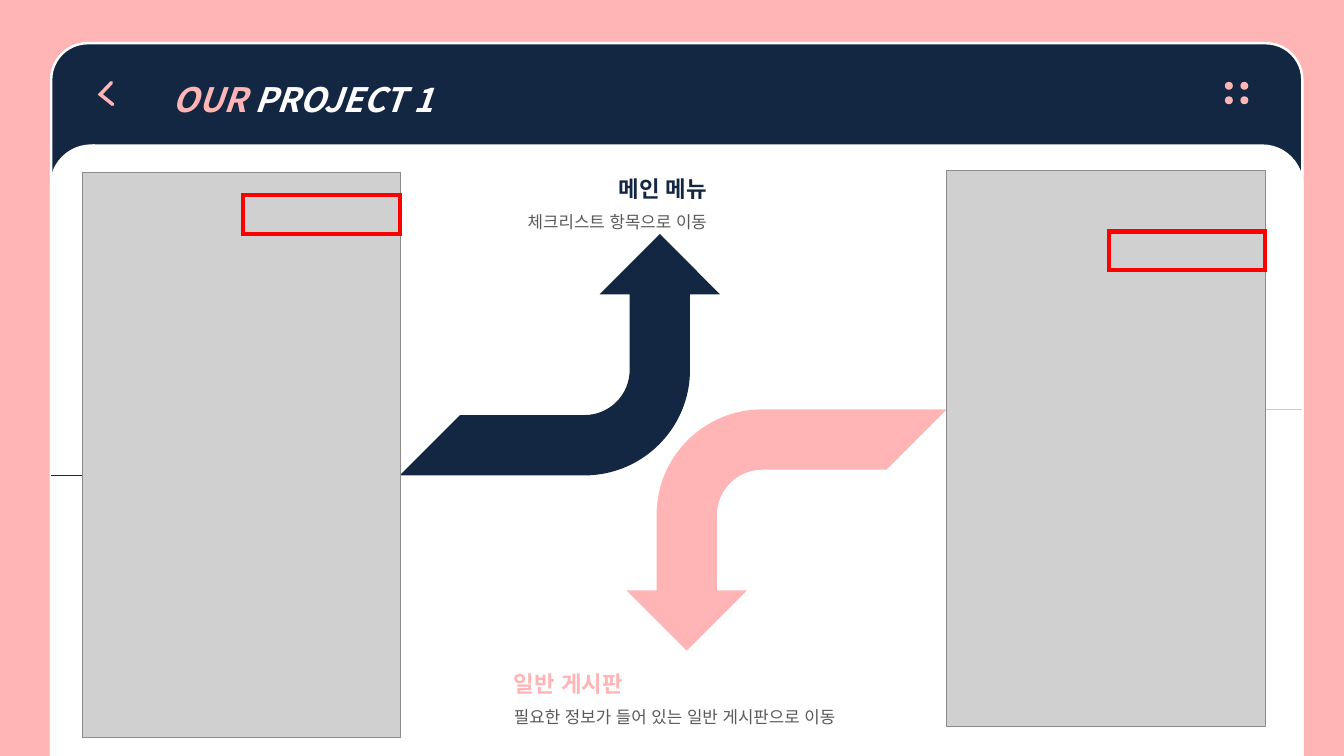
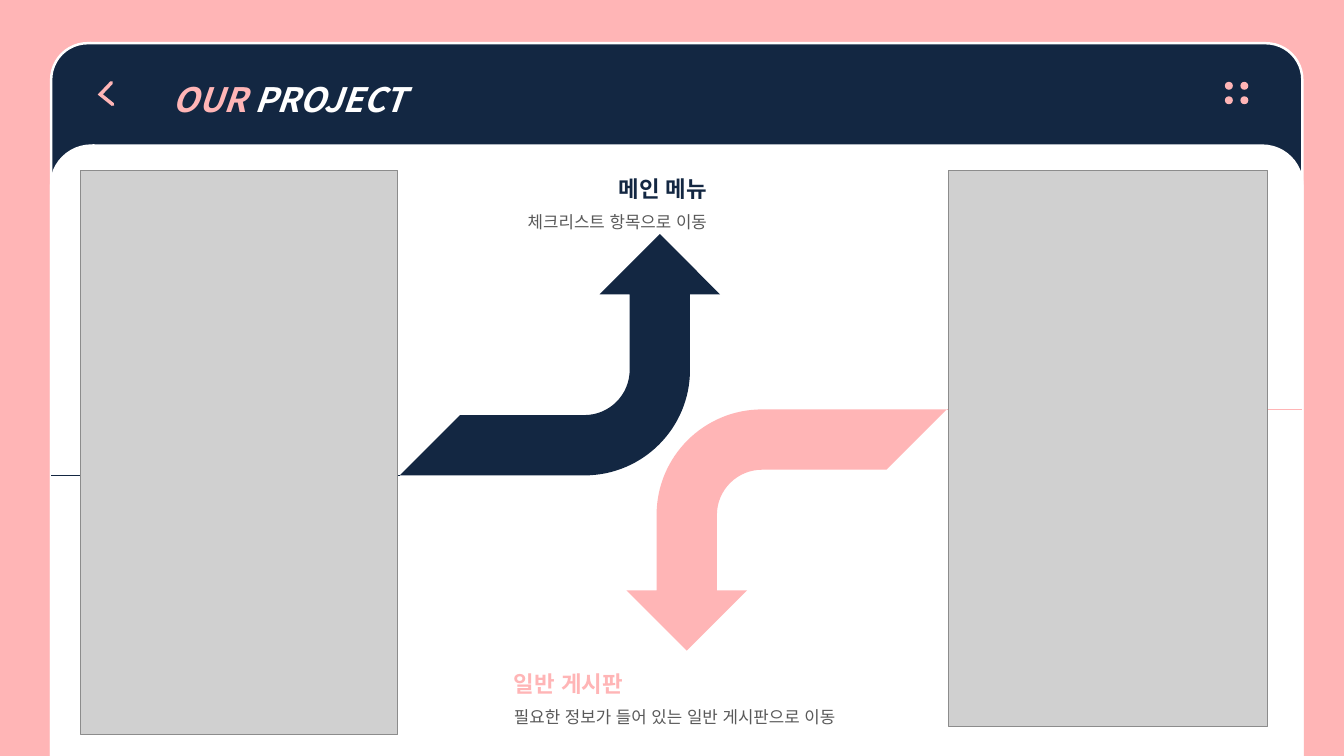
Before and after one commit to sunhyung2007/graduation_project, a slide deck: slide 9 of 뚜닥뚜닥_전프발표.pptx (slide 6 before the commit). Drawn at 1344x756 pixels with LibreOffice and Linux fonts; fonts in the diff are those of the drawing; grey boxes stand for pictures. Boxes give left, top, right and bottom in pixels: in the first picture for what was removed or moved away, otherwise in the second. Text is boxed around its words. In the diff, an @@ line names an element or a change of style, - is before the commit and + after.

```diff
--- a/뚜닥뚜닥_전프발표.pptx
+++ b/뚜닥뚜닥_전프발표.pptx
@@ text in round same rect at [173, 86, 406, 113]: text changed @@
-    OUR PROJECT 1
+    OUR PROJECT
@@ rectangle removed at [243, 196, 399, 234] @@
@@ rectangle removed at [1109, 232, 1265, 270] @@
```
Also in this commit, not shown: 5 other slides changed, 9 slides added.
